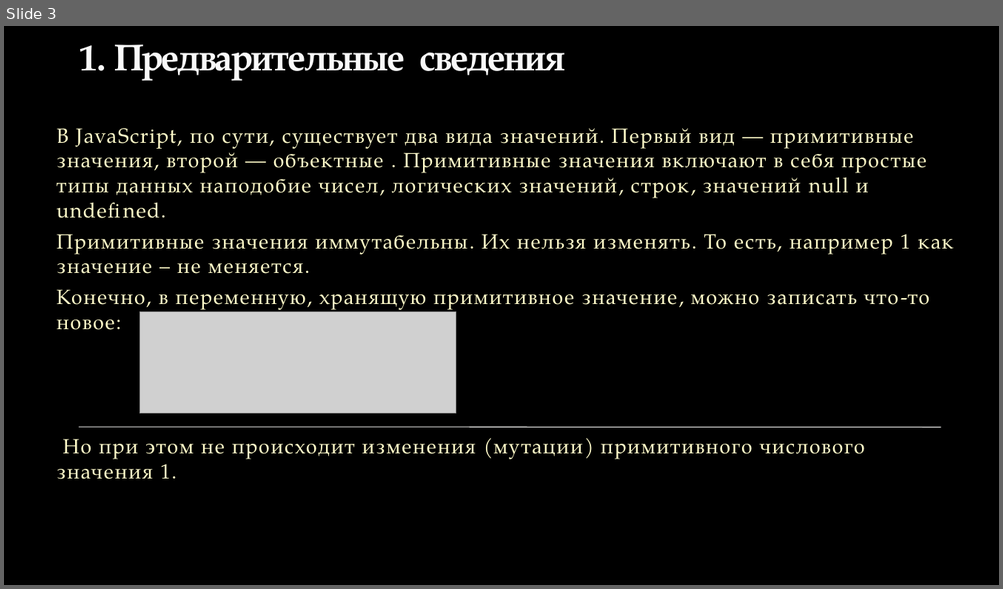
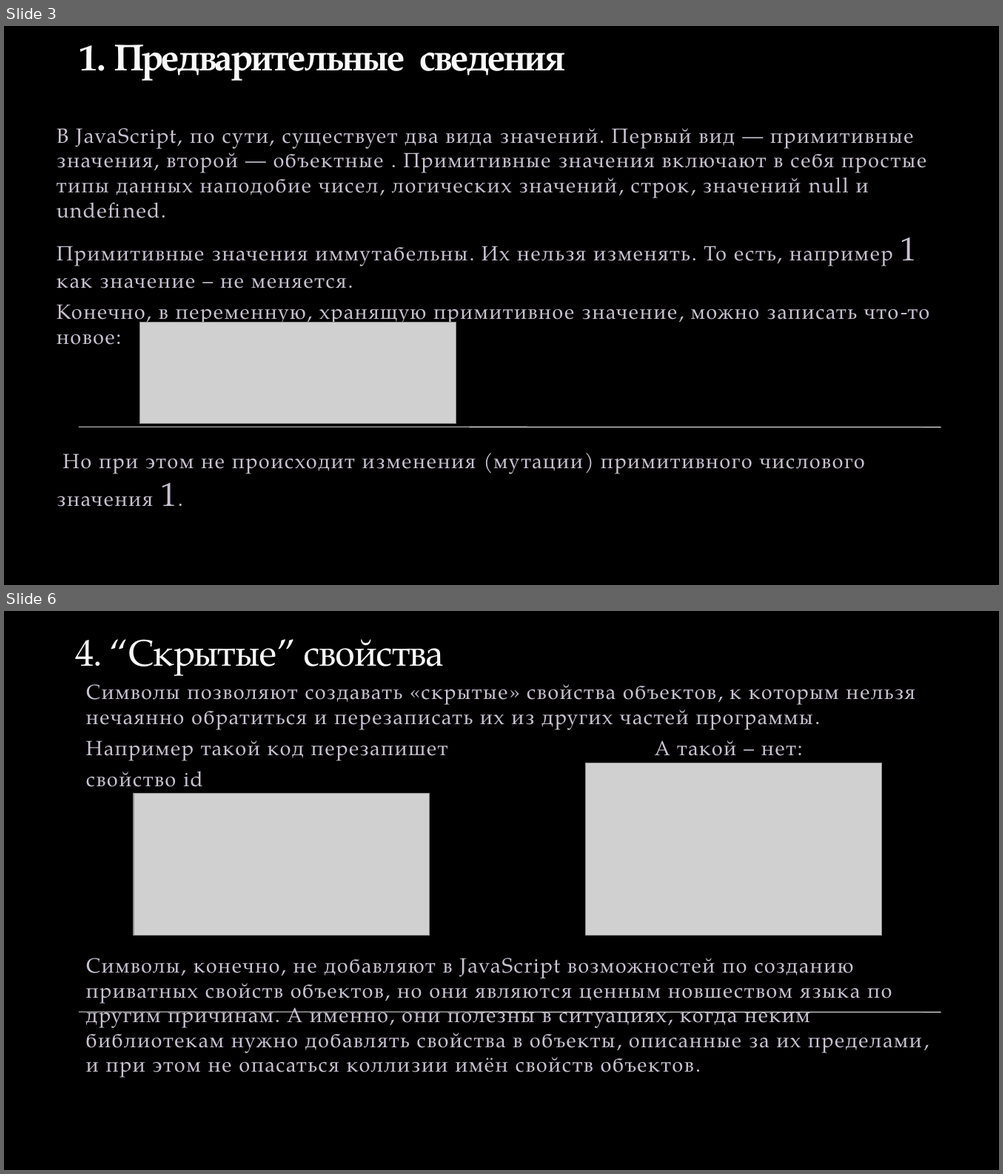
Before and after one commit to Vovan1608/internship, a slide deck: Symbol type.pptx. Shown one above the other, each under a label of ours: slide 3 before the commit, slides 3 and 6 after it; the slides between them are not shown. The pictures are 1003x589 and 1003x1174 pixels, drawn with LibreOffice and Linux fonts; fonts in the diff are those of the drawing; grey boxes stand for pictures; background and template pictures are left out. Boxes give left, top, right and bottom in pixels: in the first picture for what was removed or moved away, otherwise in the second. Text is boxed around its words. In the diff, an @@ line names an element or a change of style, - is before the commit and + after.

```diff
--- a/Symbol type.pptx
+++ b/Symbol type.pptx
@@ slide 6 added at [4,611,999,1170], background picture (left out); not listed: 1 template element that a slide beside it also shows @@
@@ title added at [76,639,444,676], 36 pt, text #F9F9F9 @@
+4. “Скрытые” свойства
@@ text added at [86,684,922,1078], 20 pt, text #C9C2D1 @@
+Символы позволяют создавать «скрытые» свойства объектов, к которым нельзя нечаянно обратиться и перезаписать их из других частей программы.
+Например такой код перезапишет А такой – нет:
+свойство id
+Символы, конечно, не добавляют в JavaScript возможностей по созданию приватных свойств объектов, но они являются ценным новшеством языка по другим причинам. А именно, они полезны в ситуациях, когда неким библиотекам нужно добавлять свойства в объекты, описанные за их пределами, и при этом не опасаться коллизии имён свойств объектов.
@@ picture added at [585,763,882,937] @@
@@ picture added at [134,794,430,937] @@
@@ slide 3 changed as well @@
@@ text "В JavaScript, по сути, существует ..." at [57,128,930,507]: text colour #FEFAC9 to #C9C2D1; size 20 to 32 pt in "1", "1." @@
@@ picture: place and size @@
-picture at [140,312,456,413]
+picture at [140,322,456,423]
```
Also in this commit, not shown: 2 other slides changed, 8 other slides added.
